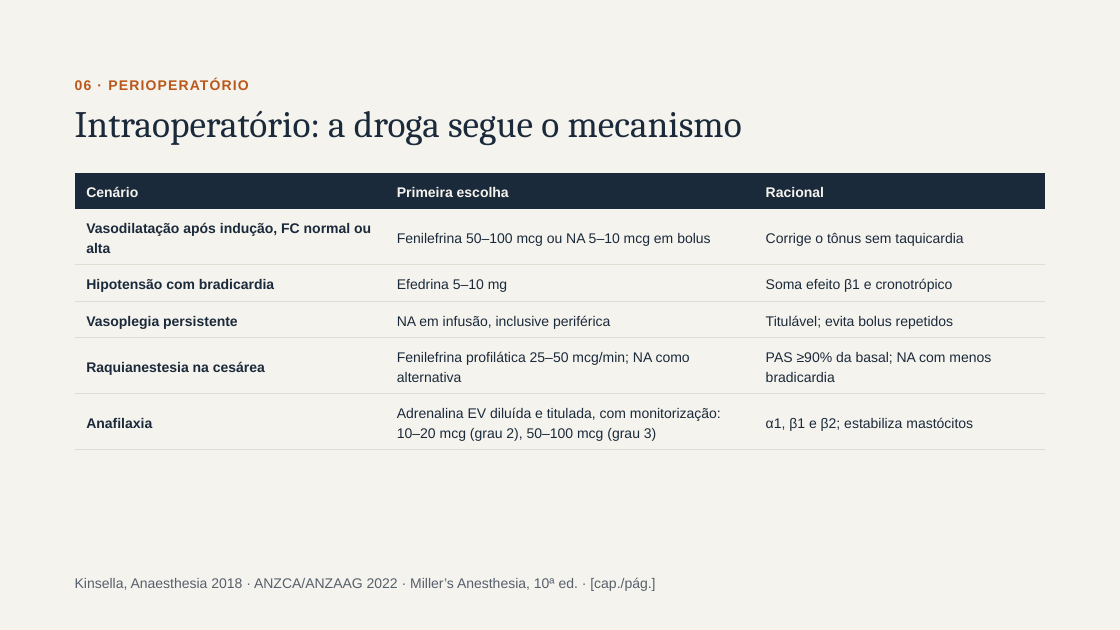
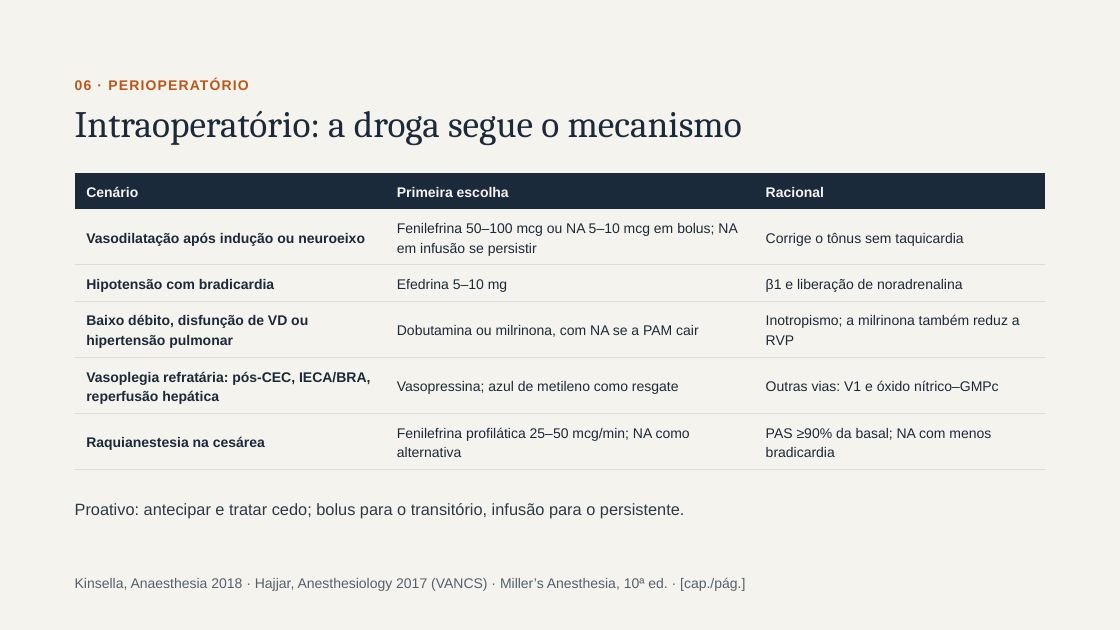
Before and after one commit to brunomoraesdubois-bit/Bruno, a slide deck: slide 12 of apresentacao/Aminas_Vasoativas.pptx (slide 11 before the commit). Drawn at 1120x630 pixels with LibreOffice and Linux fonts; fonts in the diff are those of the drawing. Boxes give left, top, right and bottom in pixels: in the first picture for what was removed or moved away, otherwise in the second. Text is boxed around its words. In the diff, an @@ line names an element or a change of style, - is before the commit and + after.

```diff
--- a/apresentacao/Aminas_Vasoativas.pptx
+++ b/apresentacao/Aminas_Vasoativas.pptx
@@ table at box(75, 173, 1046, 461) @@
-row 2: Vasodilatação após indução, FC normal ou alta | Fenilefrina 50–100 mcg ou NA 5–10 mcg em bolus | Corrige o tônus sem taquicardia
-row 3: Hipotensão com bradicardia | Efedrina 5–10 mg | Soma efeito β1 e cronotrópico
-row 4: Vasoplegia persistente | NA em infusão, inclusive periférica | Titulável; evita bolus repetidos
+row 2: Vasodilatação após indução ou neuroeixo | Fenilefrina 50–100 mcg ou NA 5–10 mcg em bolus; NA em infusão se persistir | Corrige o tônus sem taquicardia
+row 3: Hipotensão com bradicardia | Efedrina 5–10 mg | β1 e liberação de noradrenalina
+row 4: Baixo débito, disfunção de VD ou hipertensão pulmonar | Dobutamina ou milrinona, com NA se a PAM cair | Inotropismo; a milrinona também reduz a RVP
+row 5: Vasoplegia refratária: pós-CEC, IECA/BRA, reperfusão hepática | Vasopressina; azul de metileno como resgate | Outras vias: V1 e óxido nítrico–GMPc
-row 6: Anafilaxia | Adrenalina EV diluída e titulada, com monitorização: 10–20 mcg (grau 2), 50–100 mcg (grau 3) | α1, β1 e β2; estabiliza mastócitos
@@ text added at box(75, 503, 685, 519), 14 pt, text #2C3A48 @@
+Proativo: antecipar e tratar cedo; bolus para o transitório, infusão para o persistente.
@@ text at box(75, 578, 745, 591): text changed @@
-Kinsella, Anaesthesia 2018 · ANZCA/ANZAAG 2022 · Miller’s Anesthesia, 10ª ed. · [cap./pág.]
+Kinsella, Anaesthesia 2018 · Hajjar, Anesthesiology 2017 (VANCS) · Miller’s Anesthesia, 10ª ed. · [cap./pág.]
```
Also in this commit, not shown: 13 other slides changed, 3 slides added, 3 slides removed, 22 other files.
